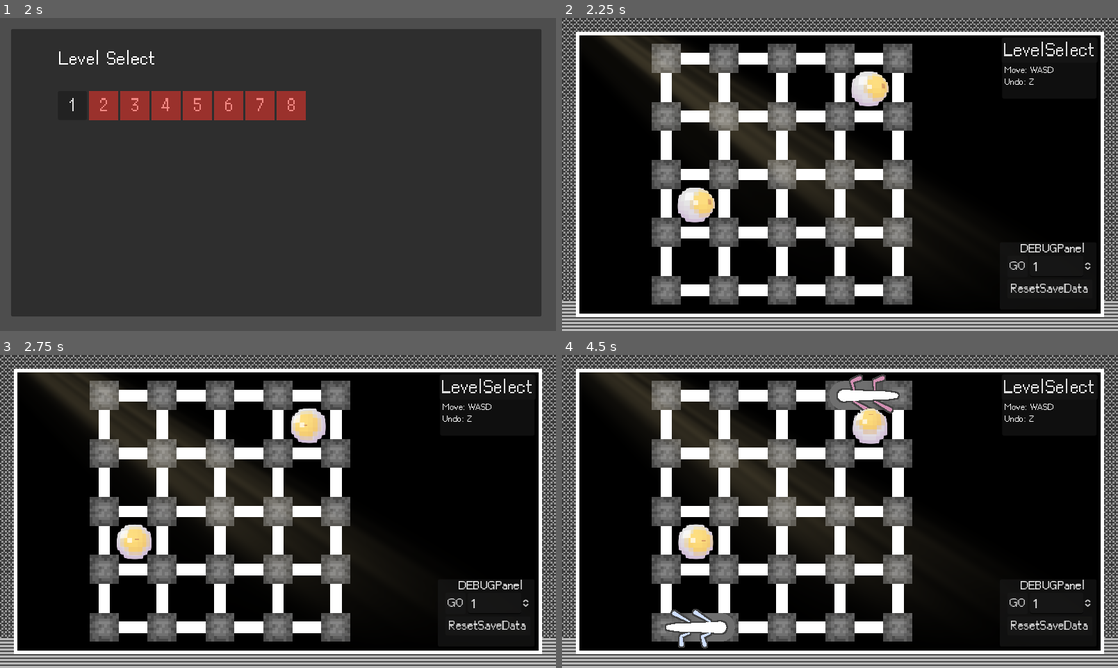
Above: before the commit, frames 1-4 (two rows, left to right).
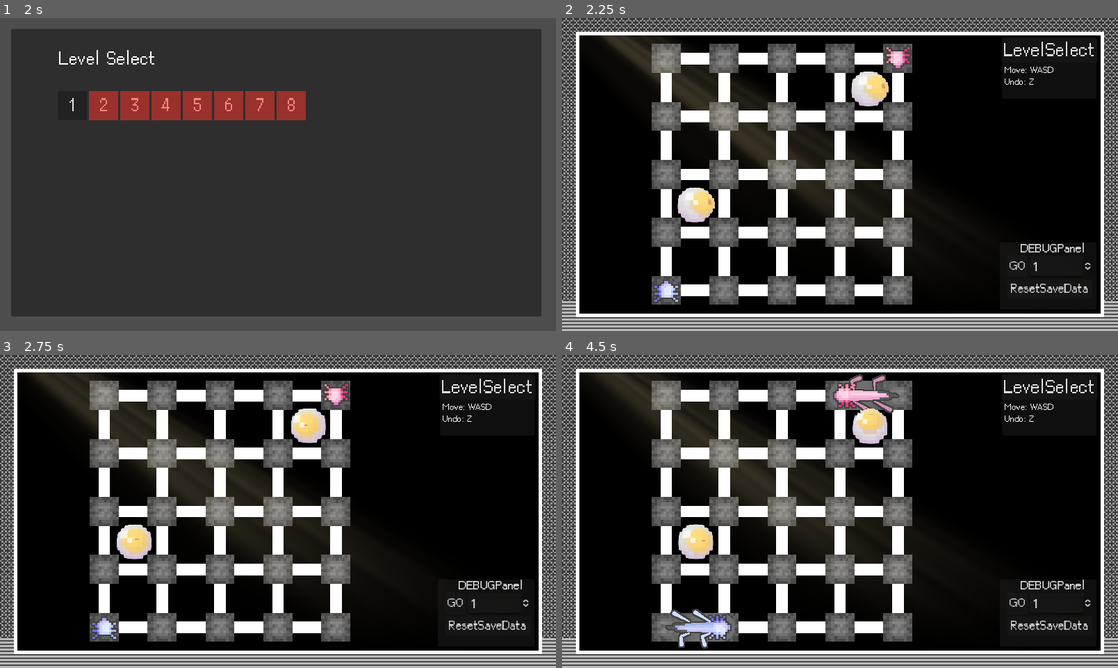
Above: after the commit, the same moments.

Repository: r8114wjbn9118/Hello-Godot-Game-Jam-1
Game: Godot game, scene res://scene/title.tscn
The game is run twice, just before and just after one commit, with the same random seed, the same clock (stepped at 60 frames per second) and the same inputs. The engine's default icon, where the game draws it, is replaced by a stand-in: a white triangle on a blue panel in a dark square.
Inputs (mouse positions are in pixels of both pictures, inside the frame that each line leads up to):
- Up to frame 1 (2 s): tap Enter (ui_accept) at 0.5, 0.77, 1.52 s; move the mouse to (400, 158) at 0.52 s; hold Right (ui_right) 0.53-1.28 s; hold Z (z) 0.53-1.28 s; move the mouse to (166, 190) at 1.27 s; hold Down (ui_down) from 1.28 s (still down); tap Z (z) at 1.35 s
- Up to frame 2 (2.25 s): release Down (ui_down) at 2 s; click "1" at 2 s
- Up to frame 3 (2.75 s): no input
- Up to frame 4 (4.5 s): click "GO" at 2.75 s; click "GO" at 3.5 s; move the mouse to (895, 442) at 4.27 s; hold Right (ui_right) from 4.28 s (still down); hold Z (z) from 4.28 s (still down)

Frame 1 is identical in both runs. In frame 2, 0.5% of the frame differs, in the area x 16-63%, y 8-92%; in frame 3, 0.5%; in frame 4, 1.0%, in the area x 18-61%, y 8-92%.

Commit message:
Update worm_body.gd

Diff:
--- a/Map/Worm/body/worm_body.gd
+++ b/Map/Worm/body/worm_body.gd
@@ -7,13 +7,13 @@
 
 var color_list = [
 	{
-		"head_img": "res://image/image/blue_head.png",
-		"body_img": "res://image/image/blue_body.png",
+		"head_img": "res://Map/Worm/image/blue_head.png",
+		"body_img": "res://Map/Worm/image/blue_body.png",
 		"leg_color": Color("cfdeff"),
 	},
 	{
-		"head_img": "res://image/image/pink_head.png",
-		"body_img": "res://image/image/pink_body.png",
+		"head_img": "res://Map/Worm/image/pink_head.png",
+		"body_img": "res://Map/Worm/image/pink_body.png",
 		"leg_color": Color("d38fb2")
 	},
 ]
